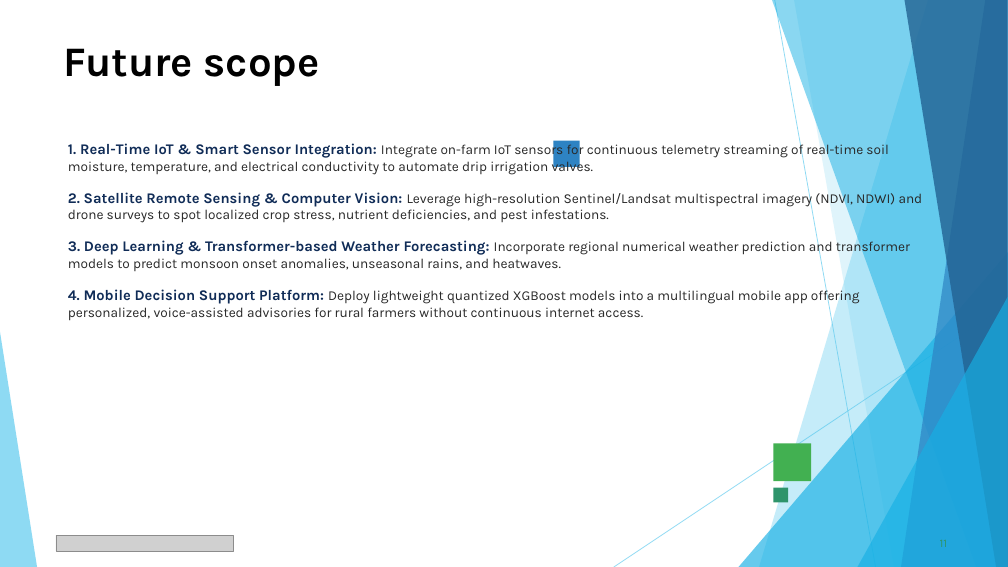
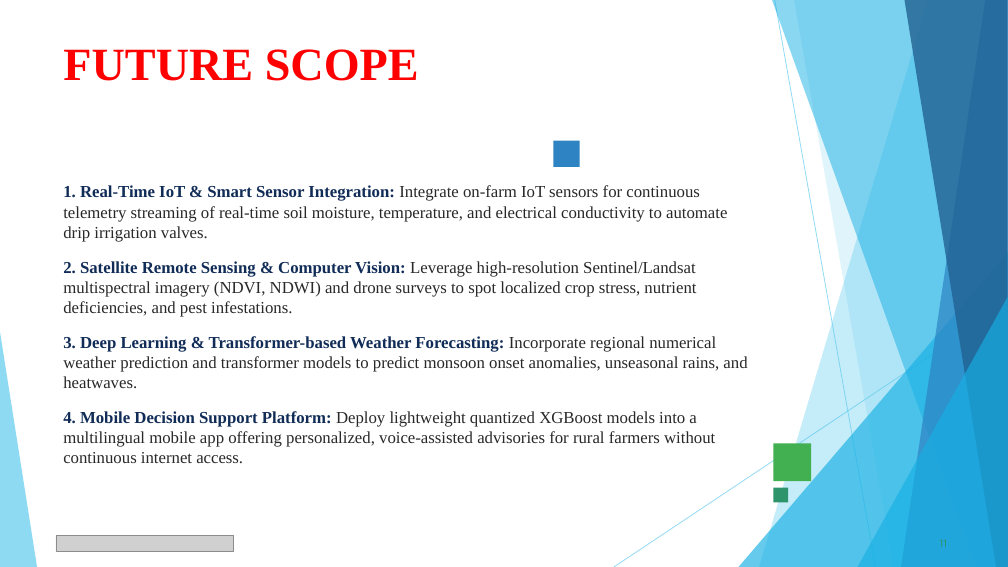
Before and after one commit to Ksmashhero06/Seasonal-Agriculture-Performance-Analysis, a slide deck: slide 11 of VOIS_Major_Project_PPT_Submission_Completed.pptx. Drawn at 1008x567 pixels with LibreOffice and Linux fonts; fonts in the diff are those of the drawing; grey boxes stand for pictures. Boxes give left, top, right and bottom in pixels: in the first picture for what was removed or moved away, otherwise in the second. Text is boxed around its words. In the diff, an @@ line names an element or a change of style, - is before the commit and + after.

```diff
--- a/VOIS_Major_Project_PPT_Submission_Completed.pptx
+++ b/VOIS_Major_Project_PPT_Submission_Completed.pptx
@@ title at box(63, 49, 419, 81): text changed; size 40 to 44 pt; font Karla to Times New Roman; text colour #000000 to #FF0000 @@
-Future scope
+FUTURE SCOPE
@@ text "1. Real-Time IoT & Smart ...": place and size @@
-text "1. Real-Time IoT & Smart ..." at box(68, 141, 923, 321)
+text "1. Real-Time IoT & Smart ..." at box(63, 185, 747, 463)
@@ text "1. Real-Time IoT & Smart ..." at box(63, 185, 747, 463): size 14 to 16 pt in "1. Real-Time IoT & Smart Sensor Integration:", "2. Satellite Remote Sensing & Computer Vision:", "3. Deep Learning & Transformer-based Weather Forecasting:", "4. Mobile Decision Support Platform:"; size 13 to 16 pt in "Integrate on-farm IoT sensors for continuous telemetry ...", "Leverage high-resolution Sentinel/Landsat multispectral imag ...", "Incorporate regional numerical weather prediction and transf ...", "Deploy lightweight quantized XGBoost models into a ..."; font Karla to Times New Roman @@
```
Also in this commit, not shown: 13 other slides changed, 1 other file.
